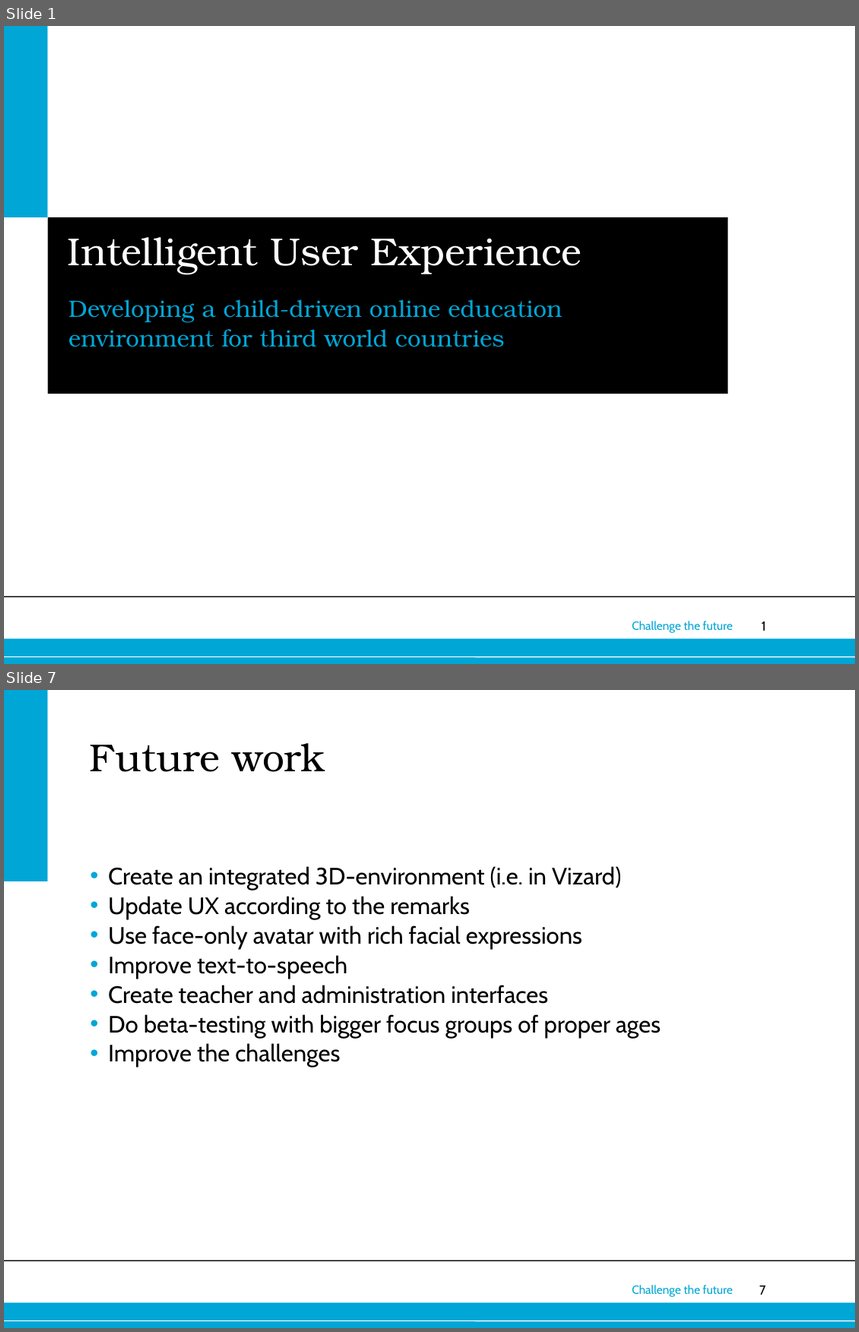
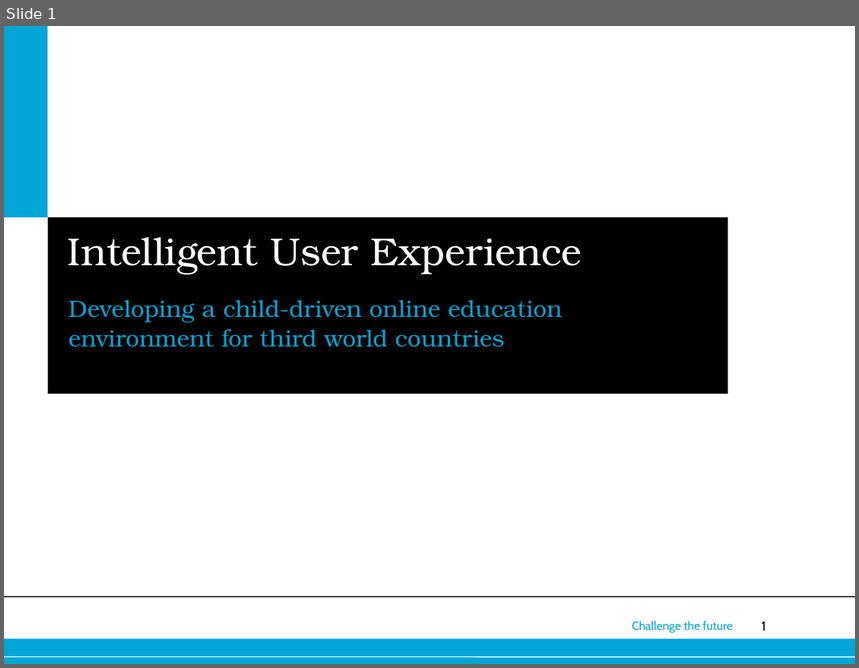
Before and after one commit to dzzh/IN4179-IUXE, a slide deck: Presentations/final presentation.ppt. Shown one above the other, each under a label of ours: slides 1 and 7 before the commit, slide 1 after it; the slides between them are not shown. The pictures are 859x1332 and 859x668 pixels, drawn with LibreOffice and Linux fonts; fonts in the diff are those of the drawing; background and template pictures are left out. Boxes give left, top, right and bottom in pixels: in the first picture for what was removed or moved away, otherwise in the second. Text is boxed around its words. In the diff, an @@ line names an element or a change of style, - is before the commit and + after.

```diff
--- a/Presentations/final presentation.ppt
+++ b/Presentations/final presentation.ppt
@@ slide 7 removed at <box>4,690,855,1328</box>, background #FFFFFF; not listed: 5 template elements that a slide beside it also shows @@
@@ rectangle removed at <box>4,690,47,882</box> @@
@@ title removed at <box>89,743,325,772</box> @@
-Future work
@@ text removed at <box>108,866,661,1068</box> @@
-• Create an integrated 3D-environment (i.e. in Vizard)
-• Update UX according to the remarks
-• Use face-only avatar with rich facial expressions
-• Improve text-to-speech
-• Create teacher and administration interfaces
-• Do beta-testing with bigger focus groups of proper ages
-• Improve the challenges
```
Also in this commit, not shown: 15 slides added, 5 other slides removed, 1 other file.
